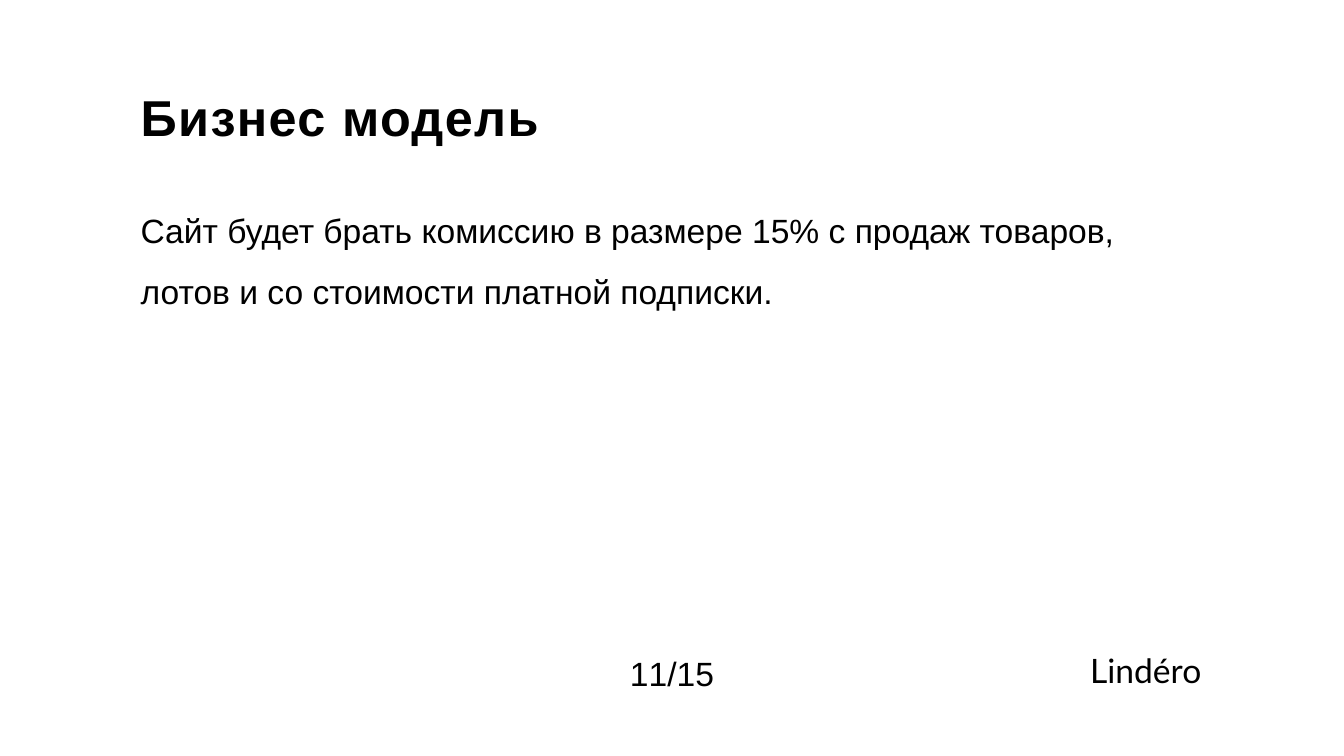
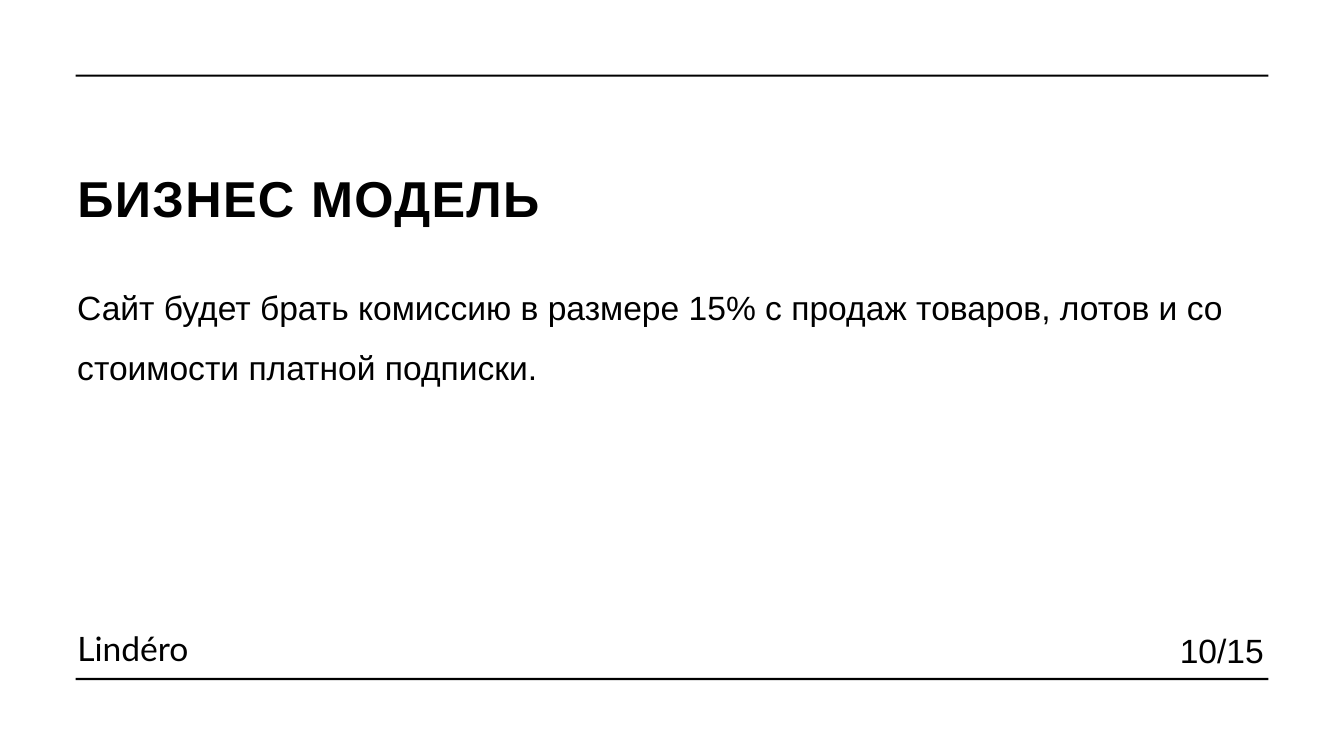
Before and after one commit to raiden-20/online_gallery, a slide deck: slide 10 of Документация/Презентация/Презентация.pptx (slide 11 before the commit). Drawn at 1344x756 pixels with LibreOffice and Linux fonts; fonts in the diff are those of the drawing. Boxes give left, top, right and bottom in pixels: in the first picture for what was removed or moved away, otherwise in the second. Text is boxed around its words. In the diff, an @@ line names an element or a change of style, - is before the commit and + after.

```diff
--- a/Документация/Презентация/Презентация.pptx
+++ b/Документация/Презентация/Презентация.pptx
@@ line added from (76, 76) to (1268, 76), #000000 1.5 pt @@
@@ text at [77, 181, 539, 227]: text changed @@
-Бизнес модель
+БИЗНЕС МОДЕЛЬ
@@ text "Сайт будет брать комиссию в ..." rewrapped from [141, 218, 1114, 311] to [77, 295, 1223, 387] @@
@@ text "Lindéro": place and size @@
-text "Lindéro" at [1090, 658, 1201, 684]
+text "Lindéro" at [77, 636, 188, 662]
@@ text added at [1180, 638, 1264, 664], 24 pt, text #000000 @@
+10/15
@@ line added from (76, 680) to (1268, 680), #000000 1.5 pt @@
@@ text removed at [630, 661, 714, 687] @@
-11/15
```
Also in this commit, not shown: 12 other slides changed, 2 slides added, 2 slides removed, 1 other file.
